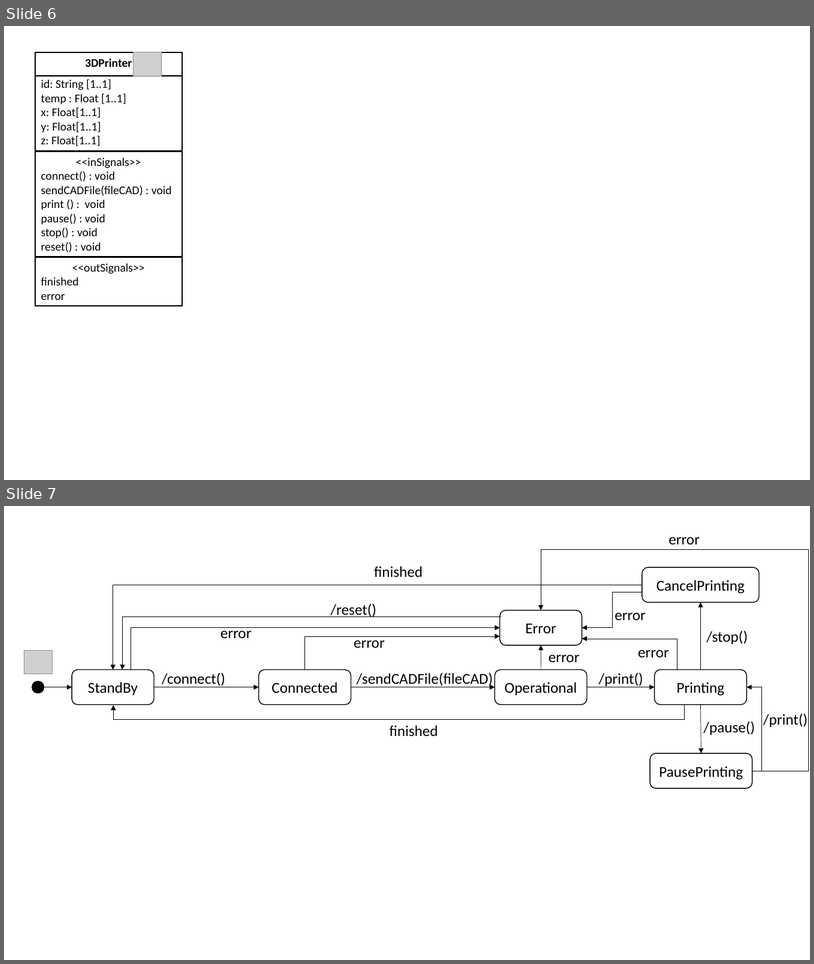
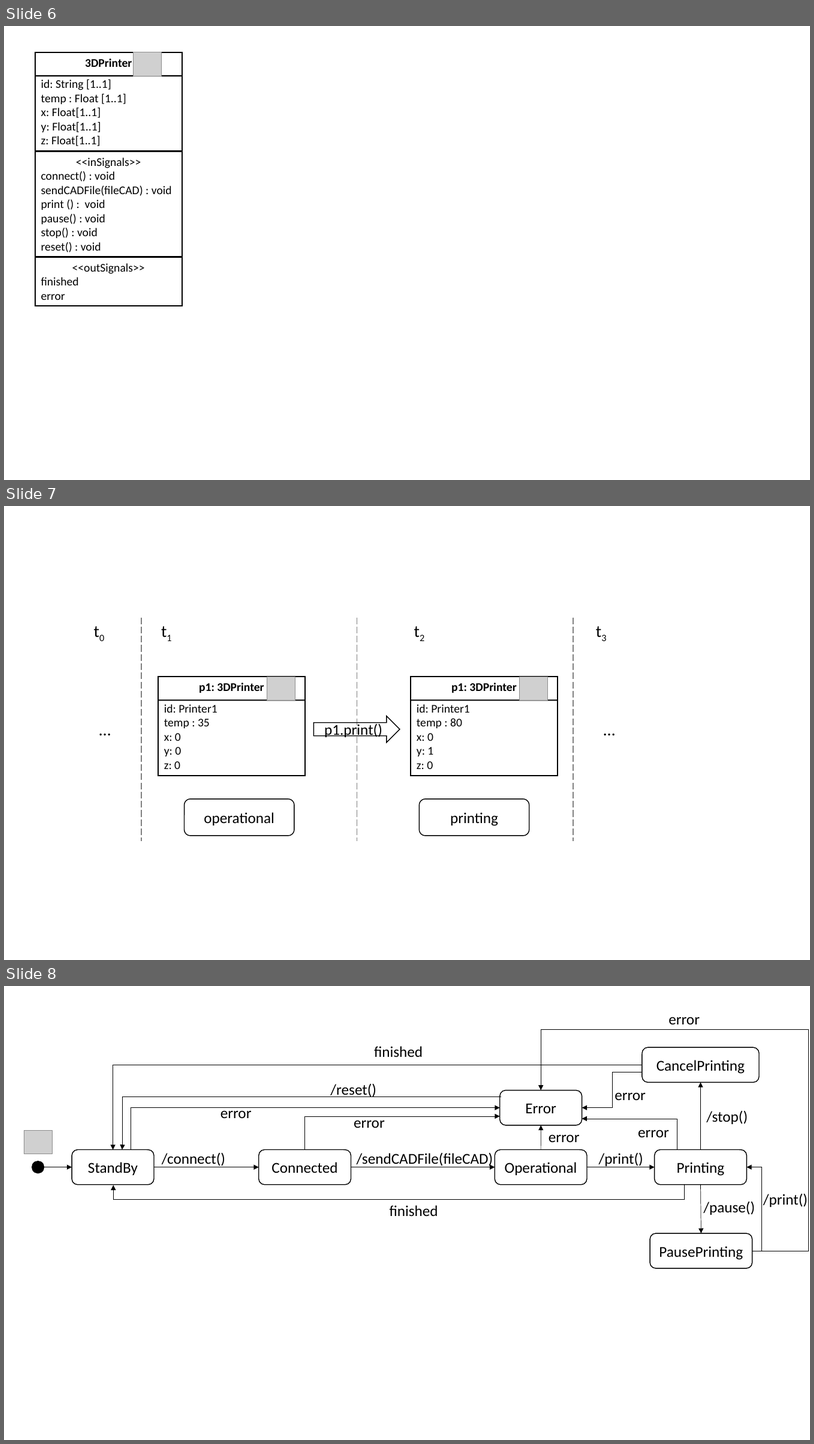
Before and after one commit to cdl-mint/at-journal, a slide deck: figures/2022_AT_Figures.pptx. Shown one above the other, each under a label of ours: slides 6 and 7 before the commit, slides 6, 7 and 8 after it. The pictures are 814x964 and 814x1444 pixels, drawn with LibreOffice and Linux fonts; fonts in the diff are those of the drawing; grey boxes stand for pictures. Boxes give left, top, right and bottom in pixels: in the first picture for what was removed or moved away, otherwise in the second. Text is boxed around its words. In the diff, an @@ line names an element or a change of style, - is before the commit and + after.

Commit message:
Update Figure

```diff
--- a/figures/2022_AT_Figures.pptx
+++ b/figures/2022_AT_Figures.pptx
@@ slide 7 added at (x1=4, y1=506, x2=810, y2=960), background #FFFFFF @@
@@ text added at (x1=80, y1=618, x2=118, y2=644), 20 pt, text #000000 @@
+t0
@@ line added from (141, 618) to (141, 841), #808080 1 pt dashed @@
@@ text added at (x1=148, y1=618, x2=185, y2=644), 20 pt, text #000000 @@
+t1
@@ line added from (357, 618) to (357, 841), #808080 1 pt dashed @@
@@ text added at (x1=401, y1=618, x2=438, y2=644), 20 pt, text #000000 @@
+t2
@@ line added from (573, 618) to (573, 841), #808080 1 pt dashed @@
@@ text added at (x1=583, y1=618, x2=620, y2=644), 20 pt, text #000000 @@
+t3
@@ rectangle added at (x1=158, y1=676, x2=305, y2=775), outline #000000 1.5 pt, 14 pt, text #000000 @@
+p1: 3DPrinter
+id: Printer1
+temp : 35
+x: 0
+y: 0
+z: 0
@@ picture added at (x1=267, y1=676, x2=296, y2=700) @@
@@ rectangle added at (x1=411, y1=676, x2=558, y2=775), outline #000000 1.5 pt, 14 pt, text #000000 @@
+p1: 3DPrinter
+id: Printer1
+temp : 80
+x: 0
+y: 1
+z: 0
@@ picture added at (x1=520, y1=676, x2=548, y2=700) @@
@@ line added from (158, 700) to (306, 700), #000000 1.5 pt @@
@@ line added from (411, 700) to (559, 700), #000000 1.5 pt @@
@@ text added at (x1=86, y1=716, x2=124, y2=742), 20 pt, text #000000 @@
+…
@@ right arrow added at (x1=314, y1=716, x2=399, y2=742), outline #000000 1 pt, 18 pt, text #000000 @@
+p1.print()
@@ text added at (x1=591, y1=716, x2=629, y2=742), 20 pt, text #000000 @@
+…
@@ rounded rectangle added at (x1=184, y1=799, x2=294, y2=835), outline #000000 1 pt, 18 pt, text #000000 @@
+operational
@@ rounded rectangle added at (x1=420, y1=799, x2=530, y2=835), outline #000000 1 pt, 18 pt, text #000000 @@
+printing
@@ what was slide 7 is now slide 8 @@
```
Also in this commit, not shown: 1 other slide added.
